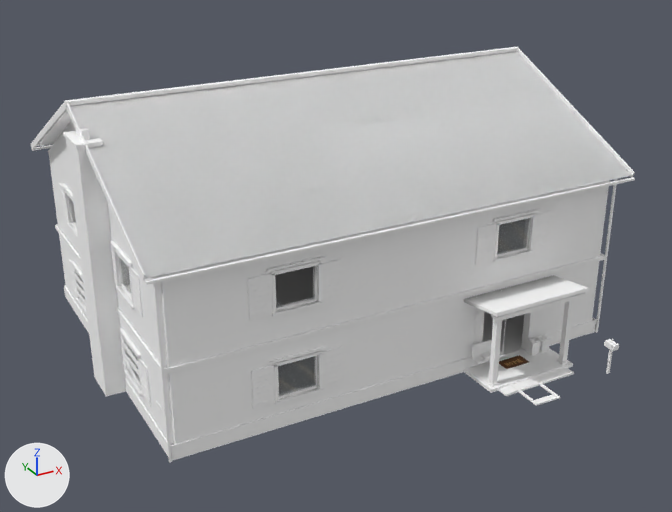
One commit to the glTF model assets/models/buildings/farmhouse.glb: the scene before it, then after it.
One viewpoint serves both versions: a 50 mm camera at (-14.8, -28.2, 16.4) aimed at (-0.4, -2.0, 3.3). Lighting does not change. The marker at lower left points along +X, +Y and +Z. The picture after the commit comes second. Vertices at exactly the same position are counted once.

Before the edit, the objects in view are built like this:
```python
me_farmhouse = bpy.data.meshes.new('farmhouse')
me_farmhouse.from_pydata(...)  # 13891 vertices, 20227 faces; spans x -8.9..8.6, y -9.1..6.7, z -0.2..9.3
# faces by material slot: [20162, 39, 24, 2]
me_farmhouse.materials.append(mat_kit_atlas)
me_farmhouse.materials.append(mat_glass)
me_farmhouse.materials.append(mat_decals)
me_farmhouse.materials.append(mat_graffiti)
ob_farmhouse = bpy.data.objects.new('farmhouse', me_farmhouse)
ob_farmhouse.location = (0.0, 0.0, 0.0)
```
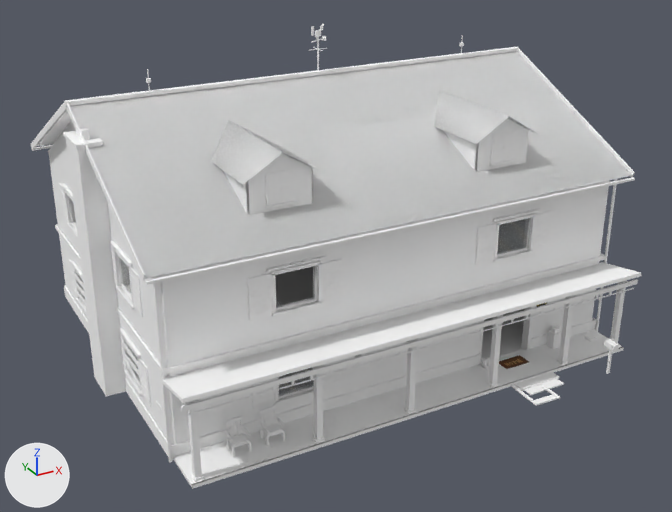
Where the change shows, as pixel boxes [x1, y1, x2, y2] in the pictures (672 x 512 px; the box of a moved part takes in the faces that stretch with it):
'farmhouse', reshaped (12% taller)
    before: [31, 47, 635, 463]
    after: [31, 23, 641, 489]
part 1 of me_farmhouse, moved or reshaped (not visible before)
    after: [188, 399, 202, 478]
part 2 of me_farmhouse, moved or reshaped
    before: [526, 344, 540, 356]
    after: [191, 474, 204, 482]
part 3 of me_farmhouse, moved or reshaped
    before: [526, 338, 541, 348]
    after: [185, 399, 199, 404]
part 4 of me_farmhouse, moved or reshaped
    before: [479, 310, 483, 357]
    after: [313, 364, 323, 440]
part 5 of me_farmhouse, moved or reshaped
    before: [480, 351, 491, 359]
    after: [312, 436, 325, 443]
part 6 of me_farmhouse, moved or reshaped
    before: [473, 308, 477, 349]
    after: [406, 338, 417, 411]
part 7 of me_farmhouse, moved or reshaped
    before: [539, 343, 550, 353]
    after: [404, 407, 416, 414]
part 8 of me_farmhouse, moved or reshaped
    before: [536, 335, 551, 345]
    after: [406, 338, 419, 343]
part 9 of me_farmhouse, moved or reshaped (not visible before)
    after: [610, 280, 627, 343]
part 10 of me_farmhouse, deleted
    before: [471, 352, 505, 364]
part 11 of me_farmhouse, deleted
    before: [471, 339, 492, 358]
part 12 of me_farmhouse, built on
    before: [464, 275, 589, 396]
    after: [160, 262, 641, 489]
part 13 of me_farmhouse, added
    after: [146, 23, 536, 215]

Diff of the bpy script that builds the scene:
```diff
--- a/assets/models/buildings/farmhouse.glb.py
+++ b/assets/models/buildings/farmhouse.glb.py
@@ me_farmhouse @@
 # used by ob_farmhouse; location = (0.0, 0.0, 0.0)
-me_farmhouse.from_pydata(...)  # 13891 vertices, 20227 faces; spans x -8.9..8.6, y -9.1..6.7, z -0.2..9.3
+me_farmhouse.from_pydata(...)  # 14933 vertices, 21505 faces; spans x -8.9..8.6, y -9.1..6.7, z -0.2..10.9
+# me_farmhouse part 1: the loose piece of 8 vertices spanning x 2.6..2.7, y -6.3..-6.2, z 1.9..2.1 is scaled about its middle by (2, 5, 19.6), then moved by (-10.5, -1.2, -0.6)
+# me_farmhouse part 2: the loose piece of 8 vertices spanning x 4.8..5.2, y -6.6..-6.3, z 0.1..0.5 is moved by (-12.8, -1.0, -0.2)
+# me_farmhouse part 3: the loose piece of 8 vertices spanning x 4.8..5.2, y -6.6..-6.3, z 0.4..0.6 is moved by (-12.8, -1.0, 2.1)
+# me_farmhouse part 4: the loose piece of 12 vertices spanning x 2.5, y -6.7..-6.6, z 0.6..2.8 is scaled about its middle by (13.3, 13.3, 1.2), then moved by (-6.5, -0.8, -0.3)
+# me_farmhouse part 5: the loose piece of 8 vertices spanning x 2.8..3.2, y -6.7..-6.3, z 0.6..0.7 is moved by (-7.0, -1.0, -0.5)
+# me_farmhouse part 6: the loose piece of 12 vertices spanning x 2.5, y -6.3, z 0.6..2.8 is scaled about its middle by (13.3, 13.3, 1.2), then moved by (-3.2, -1.1, -0.3)
+# me_farmhouse part 7: the loose piece of 8 vertices spanning x 5.3..5.6, y -6.6..-6.3, z 0.1..0.5 is moved by (-6.2, -1.0, -0.2)
+# me_farmhouse part 8: the loose piece of 8 vertices spanning x 5.3..5.6, y -6.6..-6.3, z 0.4..0.6 is moved by (-6.2, -1.0, 2.1)
+# me_farmhouse part 9: the loose piece of 8 vertices spanning x 5.5..5.6, y -6.6..-6.5, z 0.6..0.7 is scaled about its middle by (2.86, 2.86, 39.3), then moved by (2.3, -0.9, 0.8)
+# me_farmhouse part 10: the loose piece of 10 vertices spanning x 2.5..3.5, y -6.7..-6.3, z 0.5..0.6 is deleted
+# me_farmhouse part 11: the loose piece of 10 vertices spanning x 2.5..3.5, y -6.4..-6.3, z 0.6..1.0 is deleted
+# me_farmhouse part 12: 1 vertex moved from x 2.5, y -8.1, z 0.1 to x 5.4, y -7.7, z 0.1; 64 vertices removed from x 2.1..5.9, y -8.1..-6.1, z 0.0..3.0; 758 vertices added at x -8.2..8.2, y -8.4..-6.1, z 0.0..3.1
+# me_farmhouse part 13: 288 vertices added at x -6.1..6.1, y -5.4..0.3, z 6.0..10.9
+# other edits to the shape of me_farmhouse do not show in these pictures
 me_farmhouse.materials.append(mat_kit_atlas)
```
